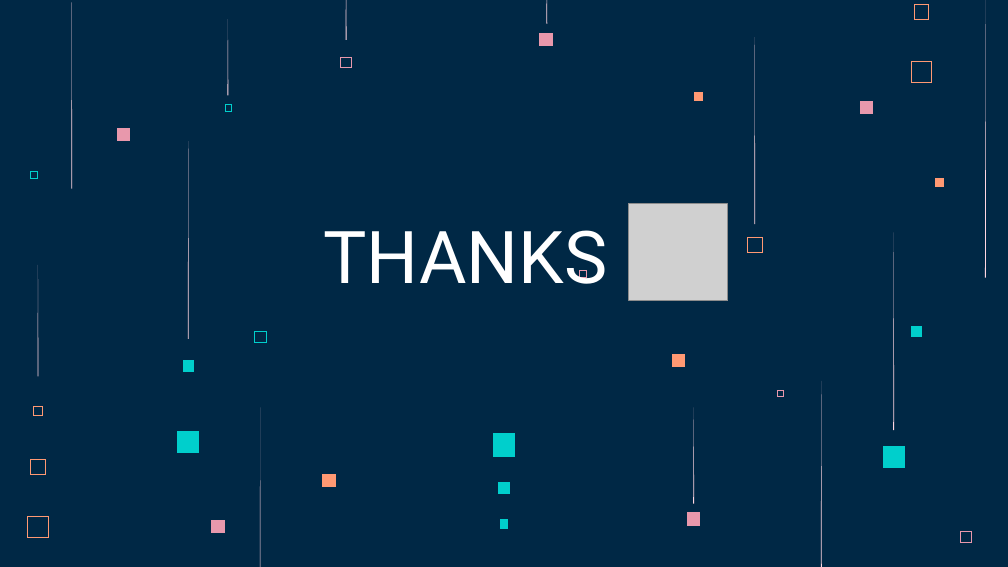
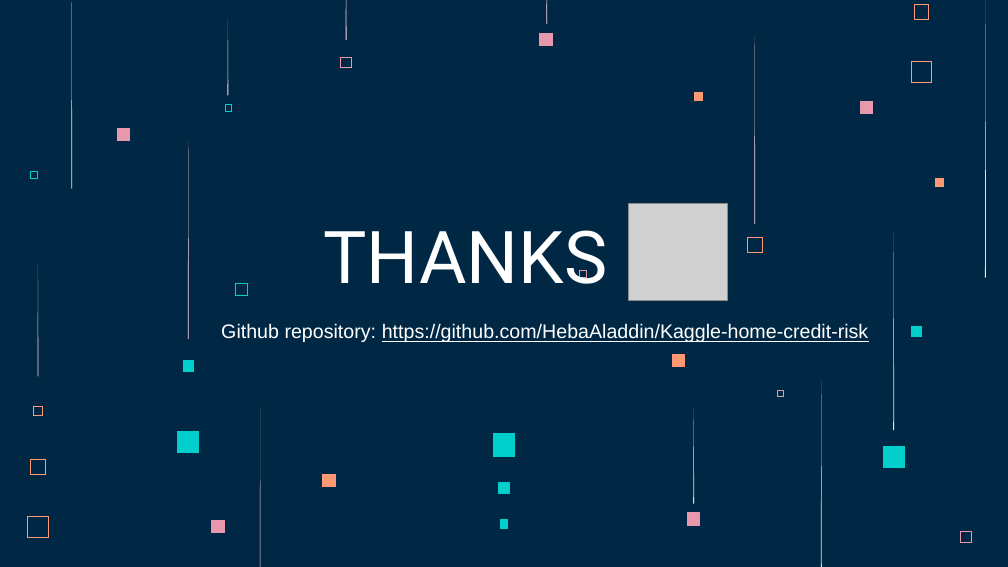
Before and after one commit to HebaAladdin/Kaggle-home-credit-risk, a slide deck: slide 12 of Presentation/Home Credit Default Risk.pptx. Drawn at 1008x567 pixels with LibreOffice and Linux fonts; fonts in the diff are those of the drawing; grey boxes stand for pictures. Boxes give left, top, right and bottom in pixels: in the first picture for what was removed or moved away, otherwise in the second. Text is boxed around its words. In the diff, an @@ line names an element or a change of style, - is before the commit and + after.

Commit message:
Add github link in the presentation

```diff
--- a/Presentation/Home Credit Default Risk.pptx
+++ b/Presentation/Home Credit Default Risk.pptx
@@ freeform shape: place and size @@
-freeform shape at (254,331,265,342)
+freeform shape at (235,283,246,294)
@@ text added at (221,323,868,342), 14 pt, text #FFFFFF, underline @@
+Github repository: https://github.com/HebaAladdin/Kaggle-home-credit-risk
```
Also in this commit, not shown: 1 other slide changed, 1 other file.
